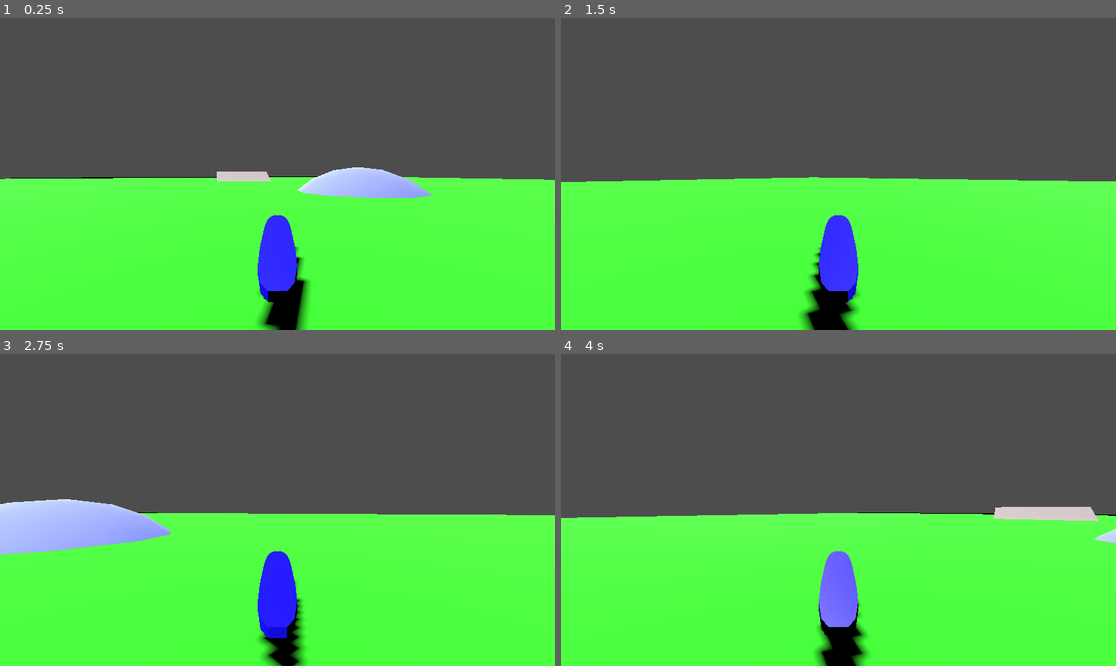
Above: before the commit, frames 1-4 (two rows, left to right).
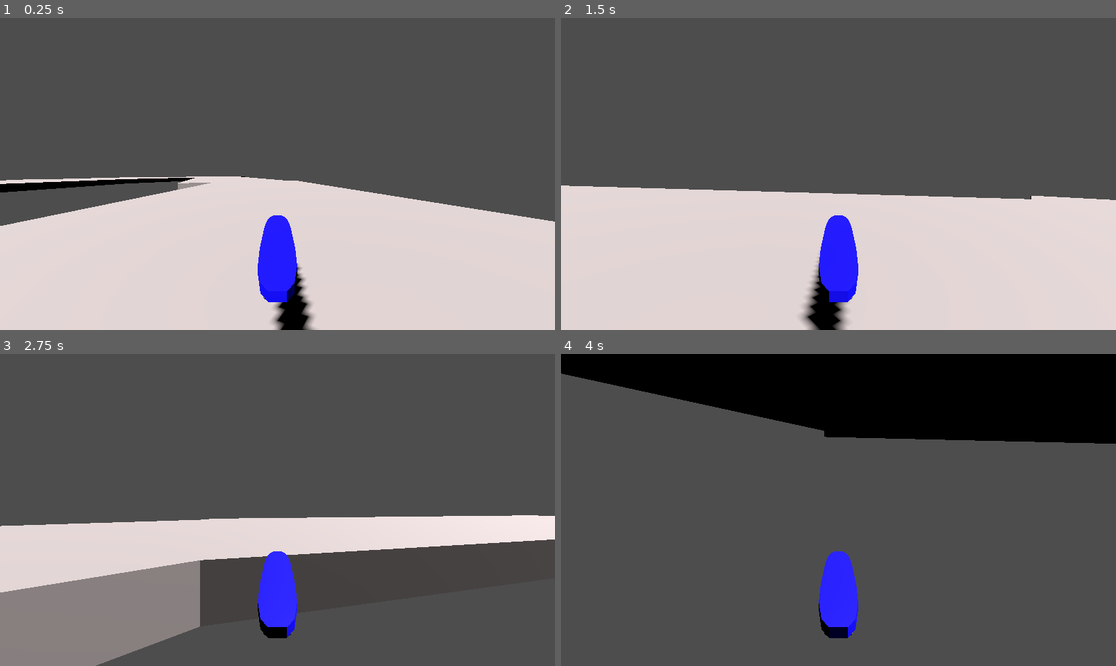
Above: after the commit, the same moments.

Repository: William-Young-97/hover-board
Game: Godot game, scene res://test.tscn
Same seed, same stepped clock (60 frames per second), same inputs: the game is played once before the commit and once after it.
Inputs:
- Up to frame 1 (0.25 s): no input
- Up to frame 2 (1.5 s): hold D (right) 0.53-1.28 s; hold S (back) from 1.28 s (still down)
- Up to frame 3 (2.75 s): release S (back) at 2.03 s; hold D (right) from 2.03 s (still down)
- Up to frame 4 (4 s): release D (right) at 2.78 s; hold W (forward) 2.78-3.53 s; hold A (left) from 3.53 s (still down)

The runs differ from the first frame. In frame 1, 47% of the frame differs, in the area x 0-100%, y 47-100%; in frame 2, 46%; in frame 3, 48%; in frame 4, 71%, in the area x 0-100%, y 0-100%.

Commit message:
Seperate accel and turn; add accel curve

Diff:
--- a/hoverboard_script.gd
+++ b/hoverboard_script.gd
@@ -6,15 +6,26 @@
 # work with oreinting the slope?)
 # Ensure that velocity is carried into jumps (rigidbody3d attached to CB3D?)
 
-@export var hover_height := 0.2
+# hover variables
+var hover_height := 0.2
 var deadzone  = 0.1
-var spring_k  = 10.0   # tweak for stiffness
-var damping   = 8.0    # tweak for bounce damping
+var spring_k  = 10.0
+var damping   = 8.0
 
-# this acts moe like the cap for my top speed
-@export var speed := 10.0
-@export var turn_speed := 5.0
+# turning variables
+var max_turn_rate : float = 1.5  # (radians/sec)
+# how quickly you accelerate your turning (radians/sec²) when starting a carve
+var turn_acceleration : float = 10.0
+# curve exponent: 1 = linear fall-off, 2 = quadratic, 3 = cubic…
+var turn_curve_exponent : float = 2.0
+# how quickly turn velocity bleeds to zero
+var turn_damping          := 5.0
+# internal angular velocity state
 
+var _turn_velocity : float = 0.0
+
+var max_acceleration := 10.0    # units/sec² when standing still
+var top_speed        := 30.0
 
 var gravity = ProjectSettings.get_setting("physics/3d/default_gravity")
 
@@ -31,43 +42,85 @@
 	apply_hover(delta)
 	move_and_slide()
 
-func get_input(delta):
-	var accel_dir := Vector3.ZERO
+func accelerate(delta, input_dir):
+	# Extract a unit vector to give direction
+	# Without affecting magnitude
+	if input_dir != Vector3.ZERO:
+		input_dir = input_dir.normalized()
 
-	if Input.is_action_pressed("forward"):
-		accel_dir -= global_transform.basis.z
-		# print(global_transform.basis)
-	if Input.is_action_pressed("back"):
-		accel_dir += global_transform.basis.z
+	# 2) Current horizontal speed fraction
+	var hvel      = Vector3(velocity.x, 0, velocity.z)
+	var curr_spd  = hvel.length()
+	var speed_frac = clamp(curr_spd / top_speed, 0.0, 1.0)
 
-	if accel_dir != Vector3.ZERO:
-		accel_dir = accel_dir.normalized() * speed
+	# 3) Compute tapered acceleration
+	#    quadratic fall-off: full at 0, zero at 1
 
-	# integrate velocity into direction
-	velocity.x = velocity.x + accel_dir.x * delta
-	velocity.z = velocity.z + accel_dir.z * delta
+	# add a tool to convert my movement into mph
+	var accel_strength = max_acceleration * (1.0 - speed_frac * speed_frac)
+	print("accel_str: ", accel_strength)
+	print("board_vel:", hvel.length())
+	# 4) Integrate linear acceleration
+	velocity.x += input_dir.x * accel_strength * delta
+	velocity.z += input_dir.z * accel_strength * delta
 
-	# turn the board AND rotate velocity vector
-	var turn_amount := 0.0
-	if Input.is_action_pressed("left"):
-		turn_amount += turn_speed * delta
-	if Input.is_action_pressed("right"):
-		turn_amount -= turn_speed * delta
+func steering(delta, turn_input):
+	# 6) Desired angular rate
+	var target_rate = turn_input * max_turn_rate
 
-	# try to "keep" some previous velocity
-	if turn_amount != 0.0:
-		rotate_y(turn_amount)
-		velocity = velocity.rotated(Vector3.UP, turn_amount)
+	# 7) Angular speed fraction & accel scaling
+	var turn_frac = abs(_turn_velocity) / max_turn_rate
+	turn_frac = clamp(turn_frac, 0.0, 1.0)
+	var turn_accel_scale = 1.0 - pow(turn_frac, turn_curve_exponent)
 
-	# clamp horizontal speed so it doesn't go to infinite
-	# cancel out hortizontal magnitude if it is higher than forward and reassign to forward magnitude
-	var hvel := Vector3(velocity.x, 0, velocity.z)
-	var hspeed := hvel.length()
-	if hspeed > speed:
-		hvel = hvel.normalized() * speed
+	# 8) Integrate angular acceleration or apply damping
+	if turn_input == 0.0:
+		# no input → bleed turn velocity back to zero
+		_turn_velocity = lerp(_turn_velocity, 0.0, turn_damping * delta)
+	else:
+		var rate_diff = target_rate - _turn_velocity
+		var applied_accel = sign(rate_diff) * turn_acceleration * turn_accel_scale
+		_turn_velocity += applied_accel * delta
+
+	# 9) Clamp turn velocity
+	_turn_velocity = clamp(_turn_velocity, -max_turn_rate, max_turn_rate)
+
+	# 10) Apply rotation & carve
+	var actual_turn = _turn_velocity * delta
+	rotate_y(actual_turn)
+	velocity = velocity.rotated(Vector3.UP, actual_turn)
+
+	# ——————————————————————————————
+	# 11) Final speed clamp
+	var hvel = Vector3(velocity.x, 0, velocity.z)
+	if hvel.length() > top_speed:
+		hvel = hvel.normalized() * top_speed
 		velocity.x = hvel.x
 		velocity.z = hvel.z
-		#
+
+# refector longitudinal acceleration and turn acceleration into their own functions
+func get_input(delta):
+	# ——————————————————————————————
+	# 1) Directional input vector
+	var input_dir := Vector3.ZERO
+	if Input.is_action_pressed("forward"):
+		input_dir -= global_transform.basis.z
+	if Input.is_action_pressed("back"):
+		input_dir += global_transform.basis.z
+
+	accelerate(delta, input_dir)
+	# ——————————————————————————————
+	# 5) Turn input
+	var turn_input := 0.0
+	if Input.is_action_pressed("left"):
+		turn_input += 1.0
+	if Input.is_action_pressed("right"):
+		turn_input -= 1.0
+
+	steering(delta, turn_input)
+
+
+
 	#print("Speed (3D): ", velocity.length())
 
 func is_airborne() -> bool:
@@ -79,7 +132,7 @@
 			var gap = r.global_transform.origin.y - r.get_collision_point().y
 			gaps.append(gap)
 
-	# No rays hit within 0.2m → you’re clearly airborne
+	# No rays hit within 0.2m clearly airborne
 	if gaps.is_empty():
 		return true
 
--- a/sprung_camera.gd
+++ b/sprung_camera.gd
@@ -1,22 +1,59 @@
 class_name SprungCamera3D
 extends Camera3D
 
+# What's the big idea?
+
+# We need to create a sprung camera that moves in all axis
+# we'll begin by assuming that vertical and longituidnal are stable
+# And focus on the movement of the lateral axis
+
+# When
+
+@export var lateral_factor     : float   = 1.0
+@export var vertical_factor    : float   = 1.0
+@export var longitudinal_factor: float   = 1.0
 
 # Spring parameters
 @export var convergance := 10.0
 @export var momentum := 1.0
 @export var damping := 10.0
+@export var turn_inertia_scale := 2.0
+
+var _turn_inertia := 0.0
+var _last_yaw := 0.0
 
 # Internal state
 var _velocity := Vector3.ZERO
-var _target: Node3D
+var _camera_target_position: Node3D
+var _board: Node3D
 
 func _ready():
 	# CameraTargetPosition is this node's parent
-	_target = get_parent()
-	if not _target:
-		push_error("SprungCamera3D: Parent CameraTargetPosition not found")
+	_camera_target_position = get_parent()
+	_board = _camera_target_position.get_parent().get_parent()
 
-func update_camera(delta):
-	var basis = _target.global_transform.basis
-	var base_pos = _target.global_transform.origin
+#func _physics_process(delta):
+	#self.update_camera(delta)
+	#
+#func update_camera(delta):
+	#var current_yaw = _board.rotation.y
+	#var yaw_delta   = wrapf(current_yaw - _last_yaw, -PI, PI)
+	#_last_yaw = current_yaw
+	#
+	## 1) integrate into turn inertia
+	##    positive yaw_delta = turning right, negative = left
+	#_turn_inertia += yaw_delta * turn_inertia_scale
+	#
+	## 2) carry inertia forward and apply damping
+	#_turn_inertia = lerp(_turn_inertia, 0.0, damping * delta) * momentum
+	#
+	## 3) build your camera target as usual…
+	#var basis = _camera_target_position .global_transform.basis
+	#var base_pos = _camera_target_position .global_transform.origin
+	#var desired = base_pos
+	##desired += basis.y * _camera_target_position.y * vertical_factor
+	##desired += basis.z * _camera_target_position.z * longitudinal_factor
+	##
+	### 4) add the lateral swing from turn inertia
+	##desired += basis.x * _turn_inertia
+	#
--- a/test.tscn
+++ b/test.tscn
@@ -1,7 +1,7 @@
 [gd_scene load_steps=3 format=3 uid="uid://nj65aff7f288"]
 
-[ext_resource type="PackedScene" uid="uid://b5nmtm56rocnm" path="res://floor.tscn" id="1_8uh7m"]
 [ext_resource type="PackedScene" uid="uid://ddd6dpxasgawl" path="res://hoverboard.tscn" id="2_6uqi0"]
+[ext_resource type="PackedScene" uid="uid://knw821a4j8ba" path="res://turning_track.tscn" id="2_8uh7m"]
 
 [node name="Node3D" type="Node3D"]
 
@@ -11,7 +11,7 @@
 light_energy = 3.0
 shadow_enabled = true
 
-[node name="floor" parent="." instance=ExtResource("1_8uh7m")]
+[node name="CBHB" parent="." instance=ExtResource("2_6uqi0")]
+transform = Transform3D(-0.998999, 0, 0.0447354, 0, 1, 0, -0.0447354, 0, -0.998999, -32.4195, 1.29231, -5.71506)
 
-[node name="CBHB" parent="." instance=ExtResource("2_6uqi0")]
-transform = Transform3D(-0.305978, 0, -0.952039, 0, 1, 0, 0.952039, 0, -0.305978, -6.0188, 0.212531, -5.71506)
+[node name="root" parent="." instance=ExtResource("2_8uh7m")]
--- /dev/null
+++ b/turning_track.tscn
@@ -0,0 +1,57 @@
+[gd_scene format=3 uid="uid://knw821a4j8ba"]
+
+[node name="root" type="Node3D"]
+
+[node name="CSGBox3D4" type="CSGBox3D" parent="."]
+transform = Transform3D(0.19622, 0, 0.98056, 0, 1, 0, -0.98056, 0, 0.19622, -10.3035, 0, -38.5176)
+use_collision = true
+collision_mask = 3
+size = Vector3(12.9797, 1, 11.7902)
+
+[node name="CSGBox3D" type="CSGBox3D" parent="."]
+transform = Transform3D(1, 0, 0, 0, 1, 0, 0, 0, 1, 6.31743, 0.125099, -13.5562)
+use_collision = true
+collision_mask = 3
+size = Vector3(16.4406, 1, 28.1124)
+
+[node name="CSGBox3D2" type="CSGBox3D" parent="."]
+transform = Transform3D(0.941641, 0, 0.336619, 0, 1, 0, -0.336619, 0, 0.941641, 2.67317, 0, -27.5828)
+use_collision = true
+collision_mask = 3
+size = Vector3(13.4802, 1, 15.3179)
+
+[node name="CSGBox3D3" type="CSGBox3D" parent="."]
+transform = Transform3D(0.773376, 0, 0.633948, 0, 1, 0, -0.633948, 0, 0.773376, -3.74691, 0, -35.696)
+use_collision = true
+collision_mask = 3
+size = Vector3(11.9595, 1, 16.0347)
+
+[node name="CSGBox3D5" type="CSGBox3D" parent="."]
+transform = Transform3D(-0.997758, 0, -0.0669183, 0, 1, 0, 0.0669183, 0, -0.997758, -32.226, 0, 6.49335)
+use_collision = true
+collision_mask = 3
+size = Vector3(12.8064, 1, 40.1524)
+
+[node name="CSGBox3D6" type="CSGBox3D" parent="."]
+transform = Transform3D(-0.922995, 0, 0.384811, 0, 1, 0, -0.384811, 0, -0.922995, -25.8971, 0, -27.6577)
+use_collision = true
+collision_mask = 3
+size = Vector3(15.5477, 1, 42.8205)
+
+[node name="CSGBox3D7" type="CSGBox3D" parent="."]
+transform = Transform3D(0.999119, 0, 0.0419629, 0, 1, 0, -0.0419629, 0, 0.999119, 7.61318, 0, 32.4035)
+use_collision = true
+collision_mask = 3
+size = Vector3(16.6791, 1, 65.2892)
+
+[node name="CSGBox3D8" type="CSGBox3D" parent="."]
+transform = Transform3D(0.959579, 0, 0.281437, 0, 1, 0, -0.281437, 0, 0.959579, -19.77, 0, 52.3321)
+use_collision = true
+collision_mask = 3
+size = Vector3(16.6791, 1, 65.2892)
+
+[node name="CSGBox3D9" type="CSGBox3D" parent="."]
+transform = Transform3D(0.92833, 0, -0.371757, 0, 1, 0, 0.371757, 0, 0.92833, -1.18858, 0, 64.4589)
+use_collision = true
+collision_mask = 3
+size = Vector3(16.6791, 1, 65.2892)
